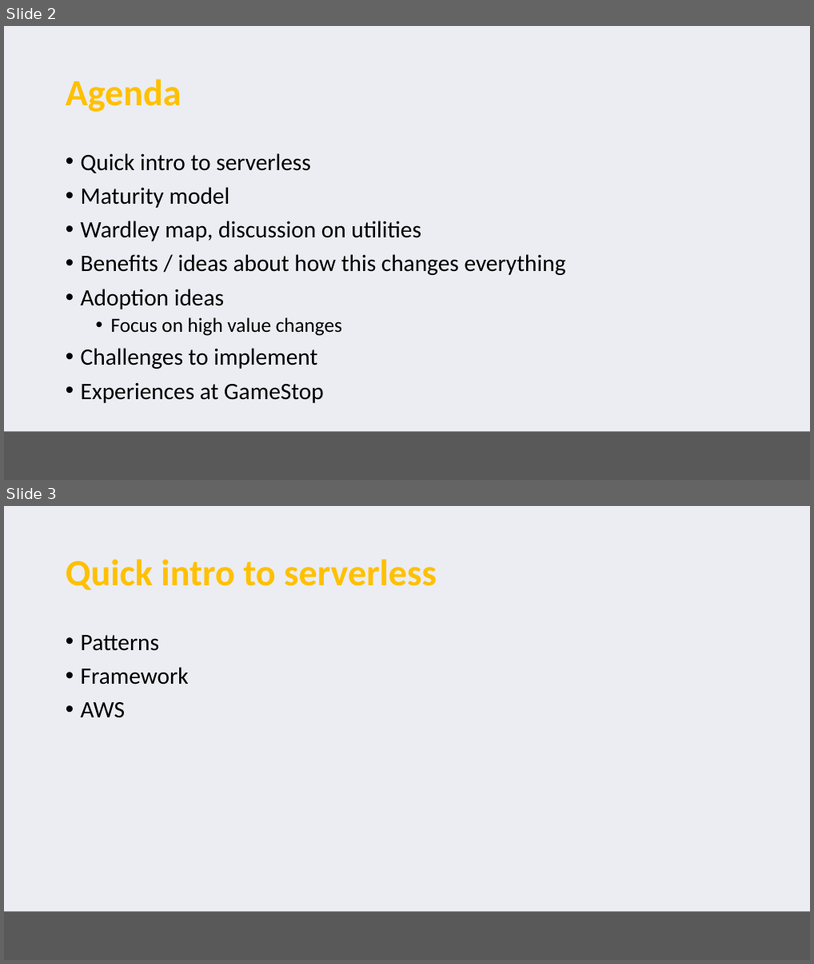
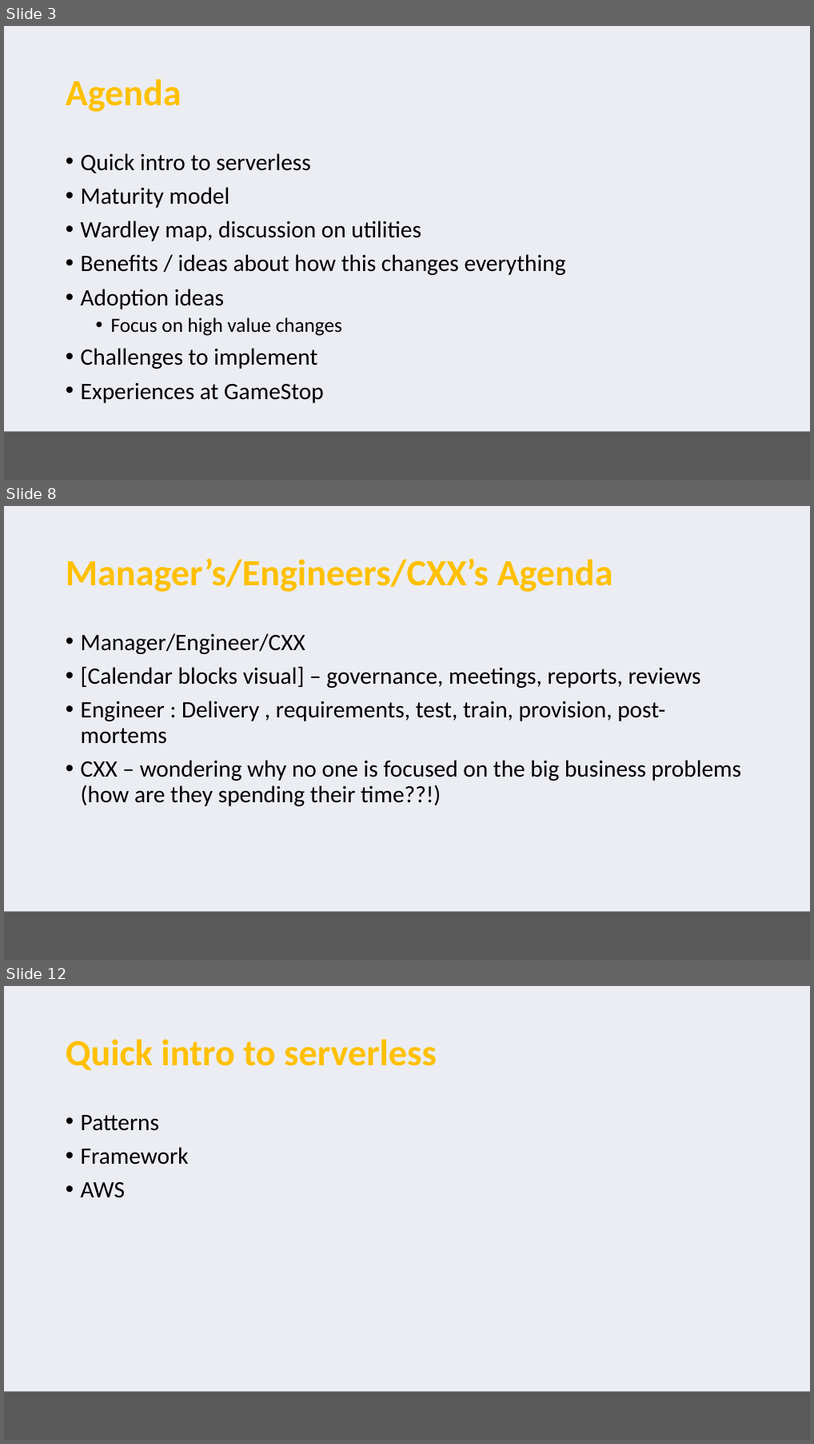
Before and after one commit to serverless-perspectives/pariveda-perspective, a slide deck: Serverless perspectives.pptx. Shown one above the other, each under a label of ours: slides 2 and 3 before the commit, slides 3, 8 and 12 after it; the slides between them are not shown. The pictures are 814x964 and 814x1444 pixels, drawn with LibreOffice and Linux fonts; fonts in the diff are those of the drawing; background and template pictures are left out. Boxes give left, top, right and bottom in pixels: in the first picture for what was removed or moved away, otherwise in the second. Text is boxed around its words. In the diff, an @@ line names an element or a change of style, - is before the commit and + after.

Commit message:
You don't have technology problems

```diff
--- a/Serverless perspectives.pptx
+++ b/Serverless perspectives.pptx
@@ slide 8 added at (x1=4, y1=506, x2=810, y2=960), background #EBEDF2; not listed: 1 template element that a slide beside it also shows @@
@@ title added at (x1=66, y1=558, x2=614, y2=592), 44 pt, text #FFC000, bold @@
+Manager’s/Engineers/CXX’s Agenda
@@ text added at (x1=81, y1=633, x2=742, y2=806), 28 pt, text #000000 @@
+• Manager/Engineer/CXX
+• [Calendar blocks visual] – governance, meetings, reports, reviews
+• Engineer : Delivery , requirements, test, train, provision, post-mortems
+• CXX – wondering why no one is focused on the big business problems (how are they spending their time??!)
@@ what was slide 2 is now slide 3 @@
@@ what was slide 3 is now slide 12 @@
```
Also in this commit, not shown: 8 other slides added.
